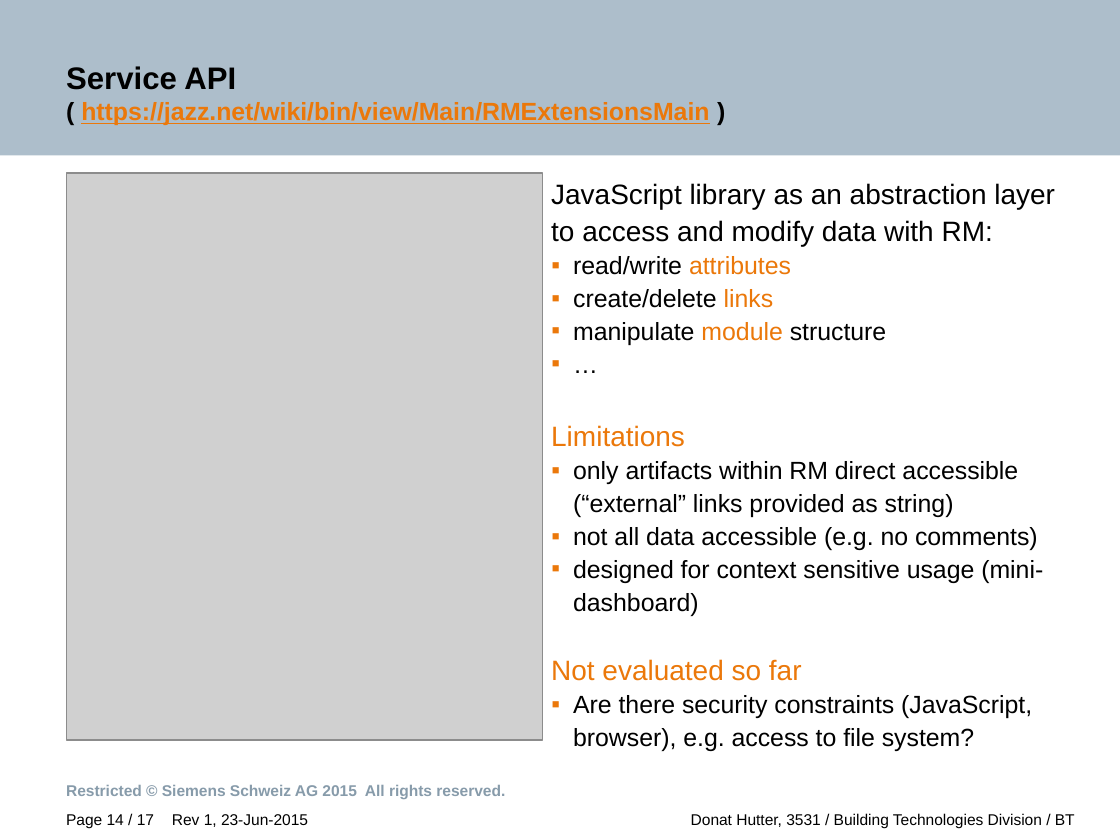
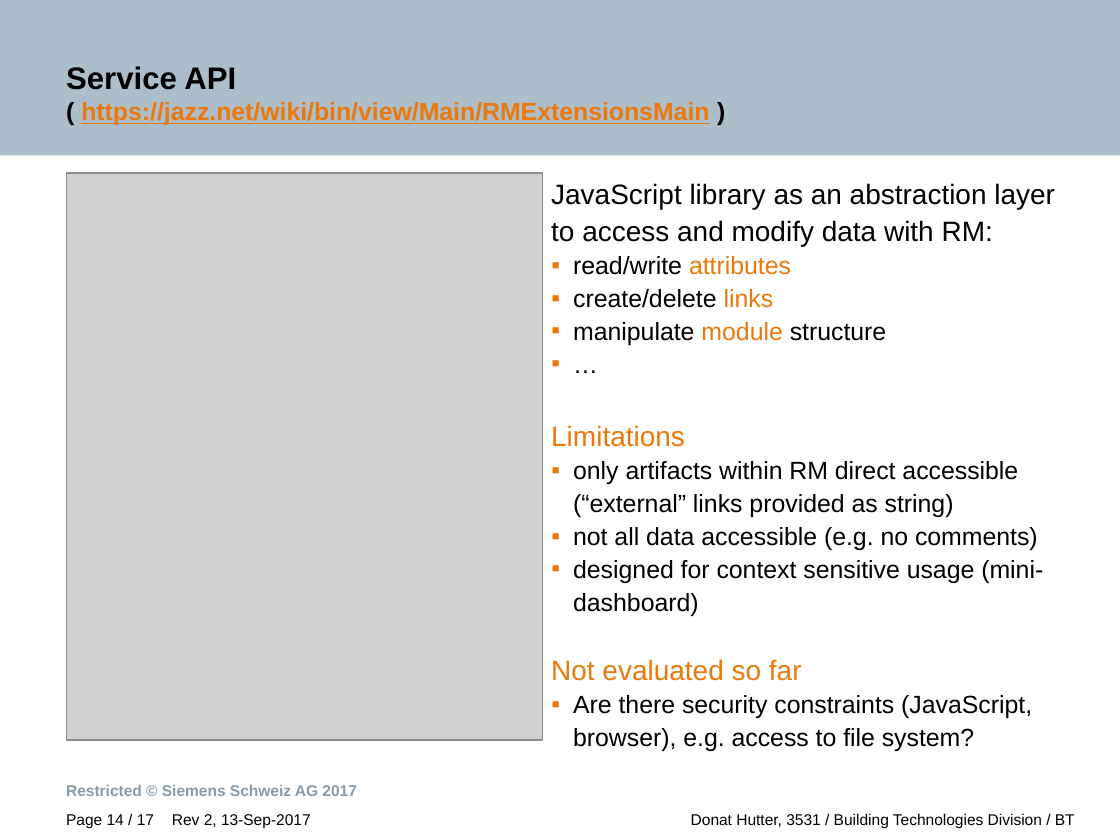
Before and after one commit to jazz-community/dng-client-extensions, a slide deck: slide 14 of Documents/RM-Client-Extensions.pptx. Drawn at 1120x840 pixels with LibreOffice and Linux fonts; fonts in the diff are those of the drawing; grey boxes stand for pictures; background and template pictures are left out. Boxes give left, top, right and bottom in pixels: in the first picture for what was removed or moved away, otherwise in the second. Text is boxed around its words. In the diff, an @@ line names an element or a change of style, - is before the commit and + after.

Commit message:
new wiki content

```diff
--- a/Documents/RM-Client-Extensions.pptx
+++ b/Documents/RM-Client-Extensions.pptx
@@ text at (66, 785, 357, 796): text changed @@
-Restricted © Siemens Schweiz AG 2015 All rights reserved.
+Restricted © Siemens Schweiz AG 2017
@@ text at (172, 814, 311, 829): text changed @@
-Rev 1, 23-Jun-2015
+Rev 2, 13-Sep-2017
```
Also in this commit, not shown: 16 other slides changed, 1 other file.
